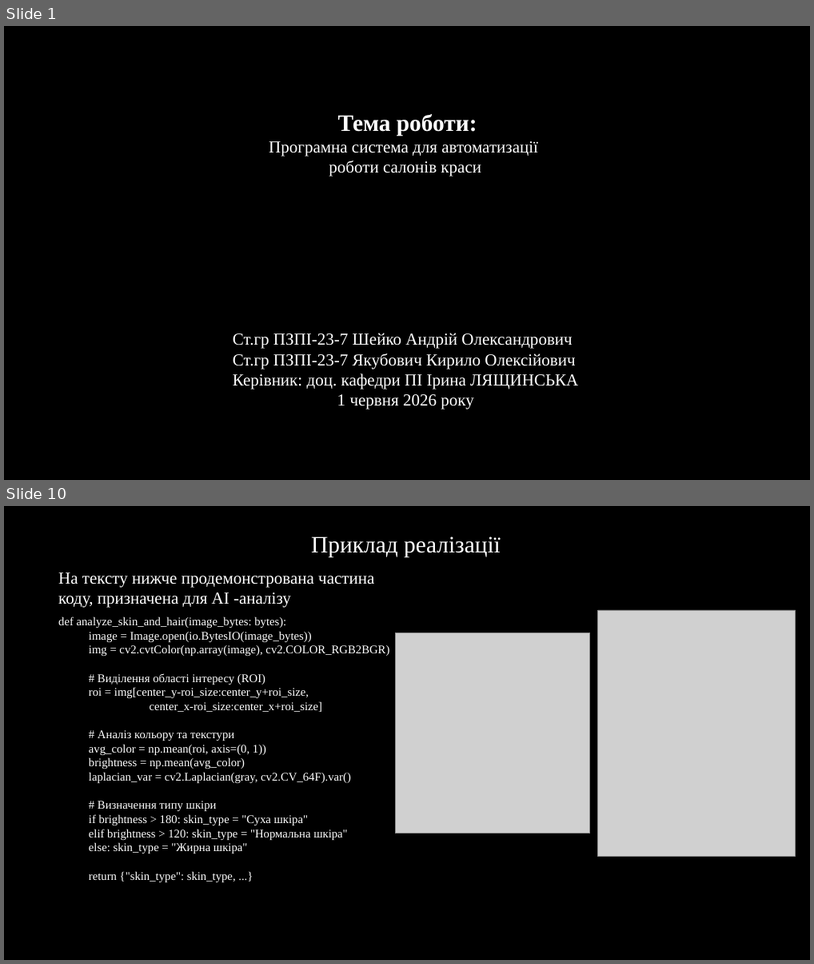
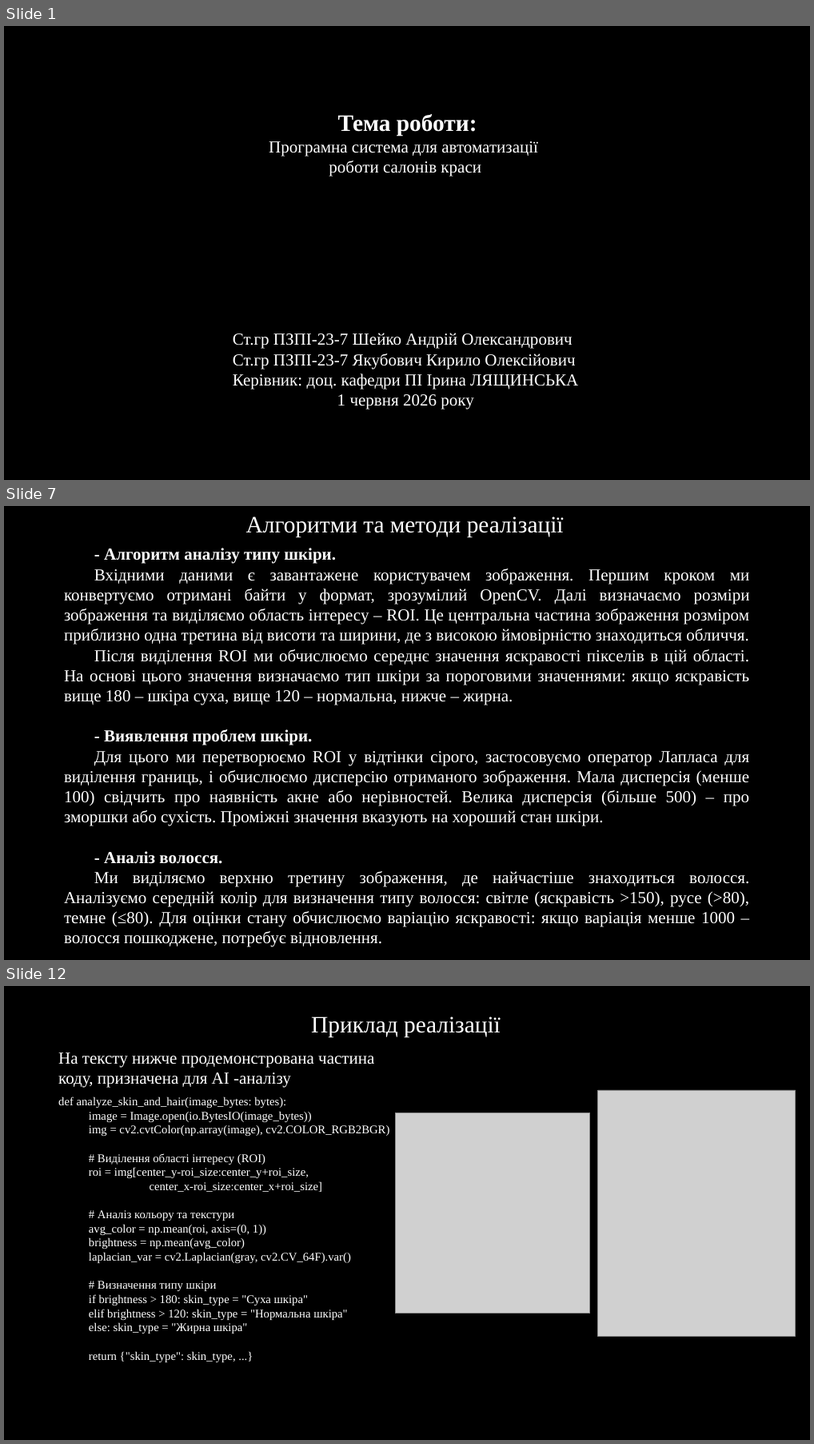
Before and after one commit to NureSheikoAndrii/2026_kkp-project, a slide deck: 2026_Б_ПІ_ПЗПІ-23-7_Шейко_А_О.pptx. Shown one above the other, each under a label of ours: slides 1 and 10 before the commit, slides 1, 7 and 12 after it; the slides between them are not shown. The pictures are 814x964 and 814x1444 pixels, drawn with LibreOffice and Linux fonts; fonts in the diff are those of the drawing; grey boxes stand for pictures; background and template pictures are left out. Boxes give left, top, right and bottom in pixels: in the first picture for what was removed or moved away, otherwise in the second. Text is boxed around its words. In the diff, an @@ line names an element or a change of style, - is before the commit and + after.

```diff
--- a/2026_Б_ПІ_ПЗПІ-23-7_Шейко_А_О.pptx
+++ b/2026_Б_ПІ_ПЗПІ-23-7_Шейко_А_О.pptx
@@ slide 7 added at (x1=4, y1=506, x2=810, y2=960), background #000000 @@
@@ text added at (x1=246, y1=516, x2=564, y2=537), 28 pt, text #FFFFFF @@
+Алгоритми та методи реалізації
@@ text added at (x1=64, y1=548, x2=750, y2=947), 20 pt, text #FFFFFF @@
+- Алгоритм аналізу типу шкіри.
+Вхідними даними є завантажене користувачем зображення. Першим кроком ми конвертуємо отримані байти у формат, зрозумілий OpenCV. Далі визначаємо розміри зображення та виділяємо область інтересу – ROI. Це центральна частина зображення розміром приблизно одна третина від висоти та ширини, де з високою ймовірністю знаходиться обличчя.
+Після виділення ROI ми обчислюємо середнє значення яскравості пікселів в цій області. На основі цього значення визначаємо тип шкіри за пороговими значеннями: якщо яскравість вище 180 – шкіра суха, вище 120 – нормальна, нижче – жирна.
+- Виявлення проблем шкіри.
+Для цього ми перетворюємо ROI у відтінки сірого, застосовуємо оператор Лапласа для виділення границь, і обчислюємо дисперсію отриманого зображення. Мала дисперсія (менше 100) свідчить про наявність акне або нерівностей. Велика дисперсія (більше 500) – про зморшки або сухість. Проміжні значення вказують на хороший стан шкіри.
+- Аналіз волосся.
+Ми виділяємо верхню третину зображення, де найчастіше знаходиться волосся. Аналізуємо середній колір для визначення типу волосся: світле (яскравість >150), русе (>80), темне (≤80). Для оцінки стану обчислюємо варіацію яскравості: якщо варіація менше 1000 – волосся пошкоджене, потребує відновлення.
@@ what was slide 10 is now slide 12 @@
```
Also in this commit, not shown: 9 slides changed, 1 other slide added.
